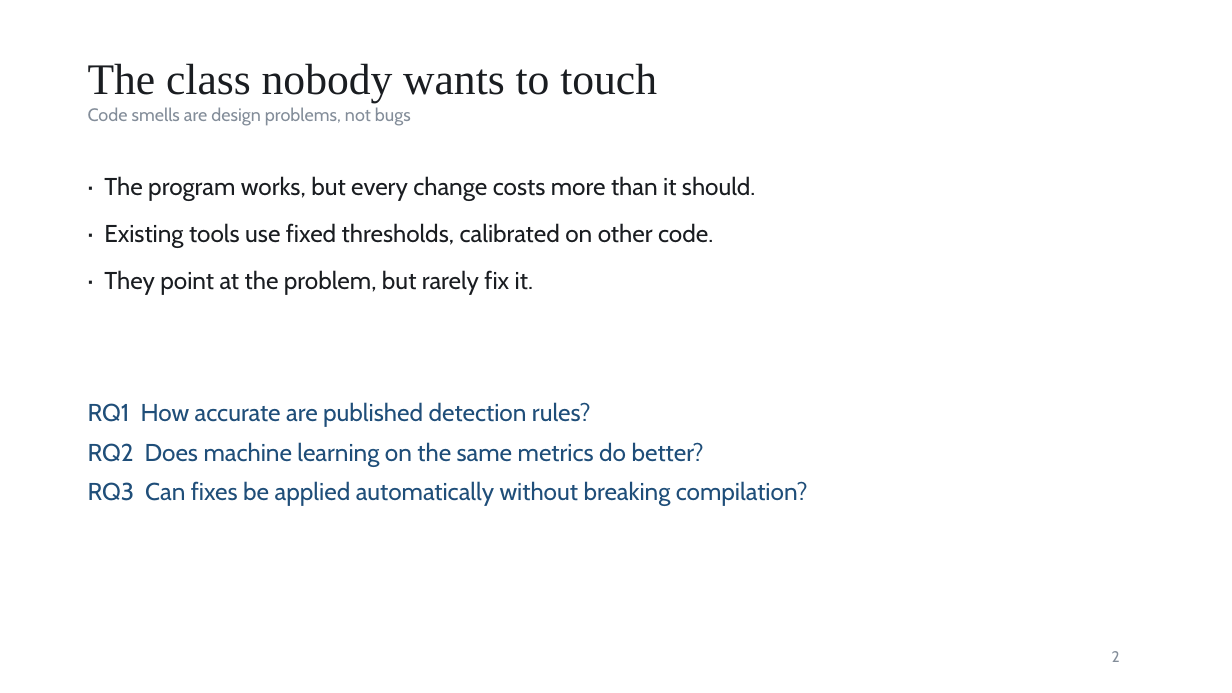
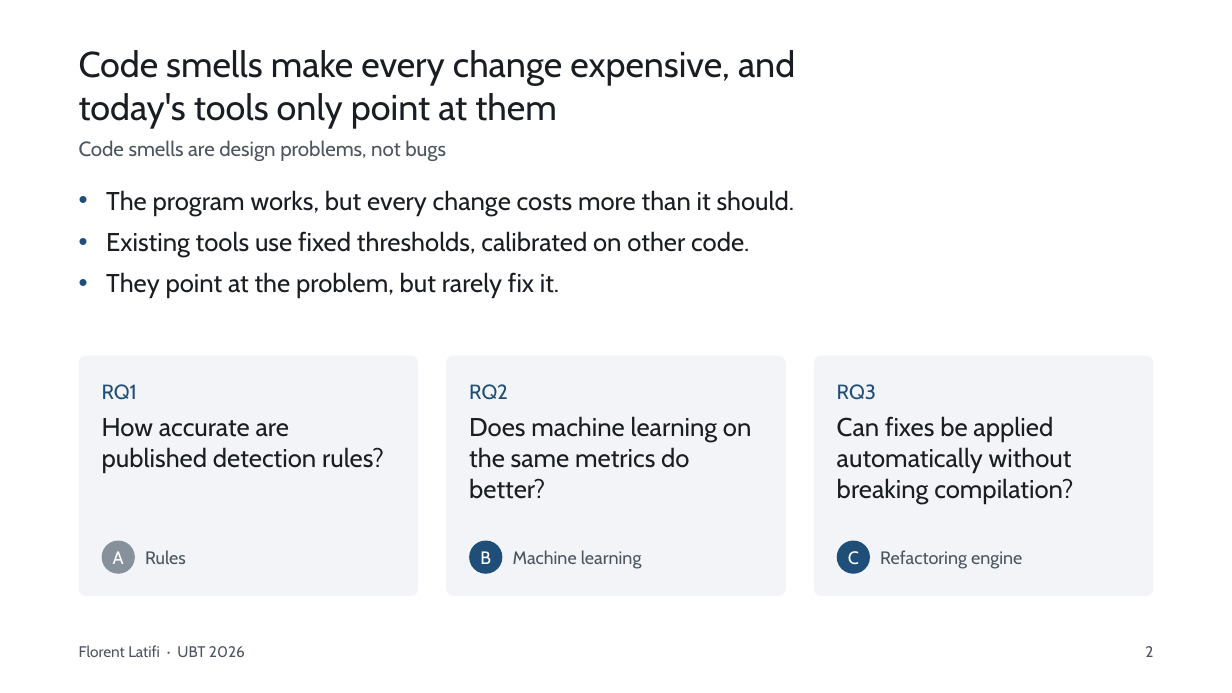
Before and after one commit to FlorentLatifi/Code-Smell-Detection-and-Refactoring-Recommendations, a slide deck: slide 2 of docs/konferenca/UBT2026_Florent_Latifi.pptx. Drawn at 1232x693 pixels with LibreOffice and Linux fonts; fonts in the diff are those of the drawing. Boxes give left, top, right and bottom in pixels: in the first picture for what was removed or moved away, otherwise in the second. Text is boxed around its words. In the diff, an @@ line names an element or a change of style, - is before the commit and + after.

```diff
--- a/docs/konferenca/UBT2026_Florent_Latifi.pptx
+++ b/docs/konferenca/UBT2026_Florent_Latifi.pptx
@@ text at <box>79,50,795,129</box>: text changed; size 34 to 28 pt; font Times New Roman to Cabin @@
-The class nobody wants to touch
+Code smells make every change expensive, and today's tools only point at them
@@ text at <box>79,140,446,161</box>: size 14 to 16 pt, text colour #838D99 to #4C5560 in "Code smells are design problems, not bugs"; more space between paragraphs @@
@@ text at <box>106,190,795,298</box>: text changed; size 19 to 20 pt @@
-· The program works, but every change costs more than it should.
-· Existing tools use fixed thresholds, calibrated on other code.
-· They point at the problem, but rarely fix it.
+• The program works, but every change costs more than it should.
+• Existing tools use fixed thresholds, calibrated on other code.
+• They point at the problem, but rarely fix it.
@@ rounded rectangle added at <box>79,356,419,596</box>, fill #F2F4F7 @@
@@ rounded rectangle added at <box>446,356,787,596</box>, fill #F2F4F7 @@
@@ rounded rectangle added at <box>814,356,1154,596</box>, fill #F2F4F7 @@
@@ text at <box>102,384,384,473</box>: text changed; size 19 to 20 pt; text colour #1F4E79 to #1A1D21 @@
-RQ1 How accurate are published detection rules?
-RQ2 Does machine learning on the same metrics do better?
-RQ3 Can fixes be applied automatically without breaking compilation?
+RQ1
+How accurate are published detection rules?
@@ text added at <box>469,384,751,499</box>, 20 pt, text #1A1D21 @@
+RQ2
+Does machine learning on the same metrics do better?
@@ text added at <box>837,384,1073,504</box>, 20 pt, text #1A1D21 @@
+RQ3
+Can fixes be applied automatically without breaking compilation?
@@ ellipse added at <box>102,541,135,574</box>, fill #87919C, 14 pt, text #FFFFFF @@
+A
@@ text added at <box>145,550,186,564</box>, 14 pt, text #4C5560 @@
+Rules
@@ ellipse added at <box>470,541,503,574</box>, fill #1F4E79, 14 pt, text #FFFFFF @@
+B
@@ text added at <box>513,550,642,569</box>, 14 pt, text #4C5560 @@
+Machine learning
@@ ellipse added at <box>837,541,871,574</box>, fill #1F4E79, 14 pt, text #FFFFFF @@
+C
@@ text added at <box>880,550,1022,569</box>, 14 pt, text #4C5560 @@
+Refactoring engine
@@ text added at <box>79,645,245,657</box>, 12 pt, text #4C5560 @@
+Florent Latifi · UBT 2026
@@ text "2": place and size @@
-text "2" at <box>1112,651,1120,662</box>
+text "2" at <box>1145,646,1153,657</box>
@@ text "2" at <box>1145,646,1153,657</box>: text colour #838D99 to #4C5560; alignment left to right @@
```
Also in this commit, not shown: 13 other slides changed, 2 slides added, 2 slides removed, 3 other files.
